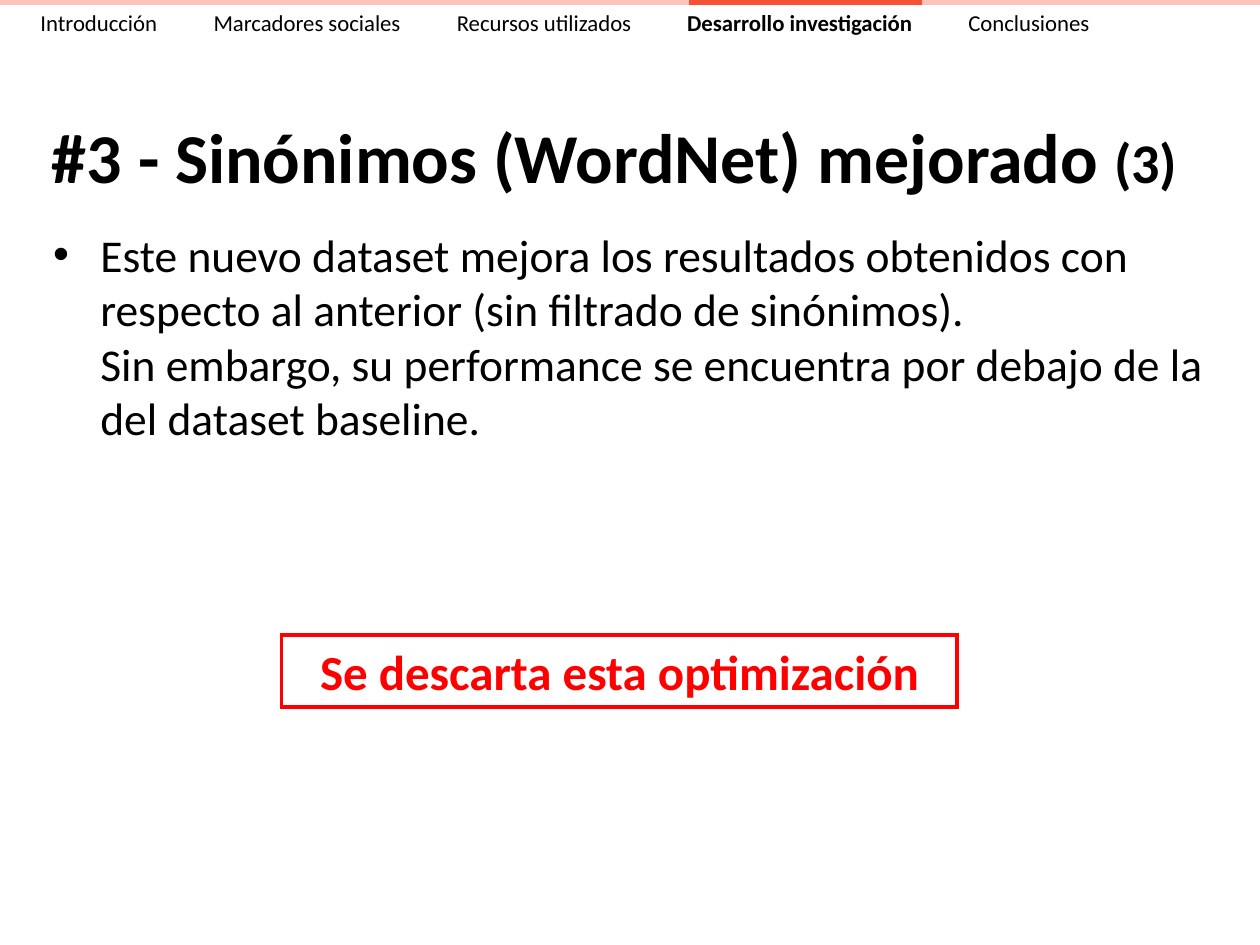
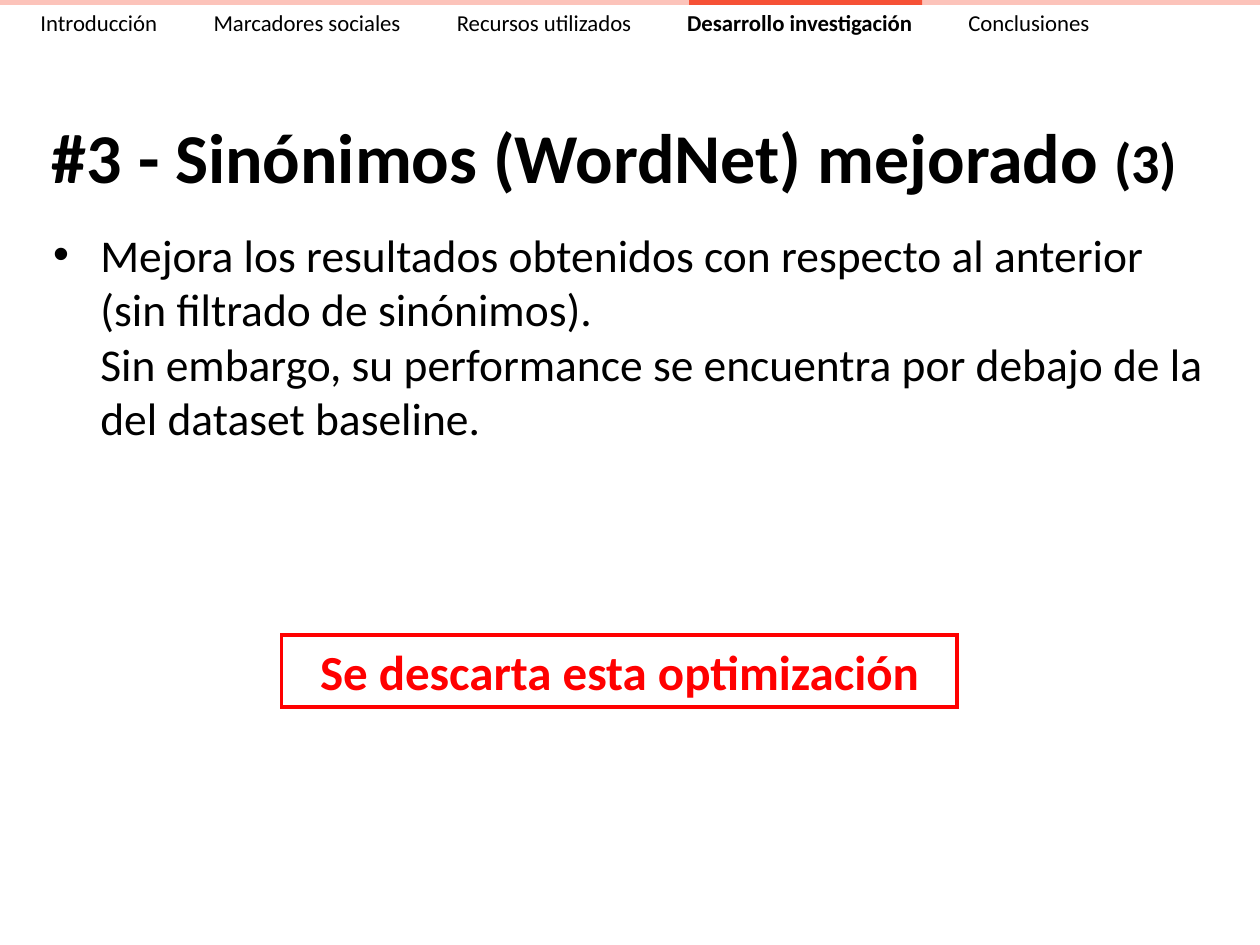
Before and after one commit to ak907kenai/nicotournetesis, a slide deck: slide 39 of docs_trunk/Presentación/Nicolás Tourné - Presentación Tesis (v2.3).ppt (slide 47 before the commit). Drawn at 1260x945 pixels with LibreOffice and Linux fonts; fonts in the diff are those of the drawing. Boxes give left, top, right and bottom in pixels: in the first picture for what was removed or moved away, otherwise in the second. Text is boxed around its words. In the diff, an @@ line names an element or a change of style, - is before the commit and + after.

```diff
--- a/docs_trunk/Presentación/Nicolás Tourné - Presentación Tesis (v2.3).ppt
+++ b/docs_trunk/Presentación/Nicolás Tourné - Presentación Tesis (v2.3).ppt
@@ text at [100, 240, 1202, 436]: text changed @@
-• Este nuevo dataset mejora los resultados obtenidos con respecto al anterior (sin filtrado de sinónimos).
-  Sin embargo, su performance se encuentra por debajo de la del dataset baseline.
+• Mejora los resultados obtenidos con respecto al anterior (sin filtrado de sinónimos).
+  Sin embargo, su performance se encuentra por debajo de la del dataset baseline.
```
Also in this commit, not shown: 23 other slides changed, 11 slides removed, 1 other file.
